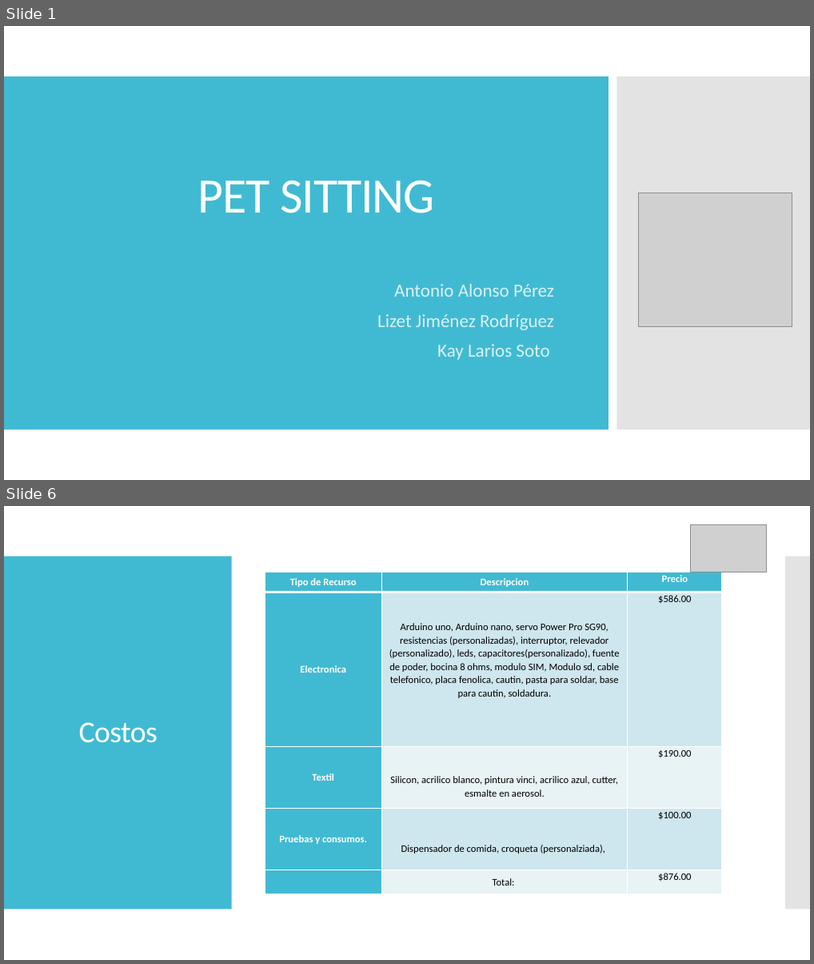
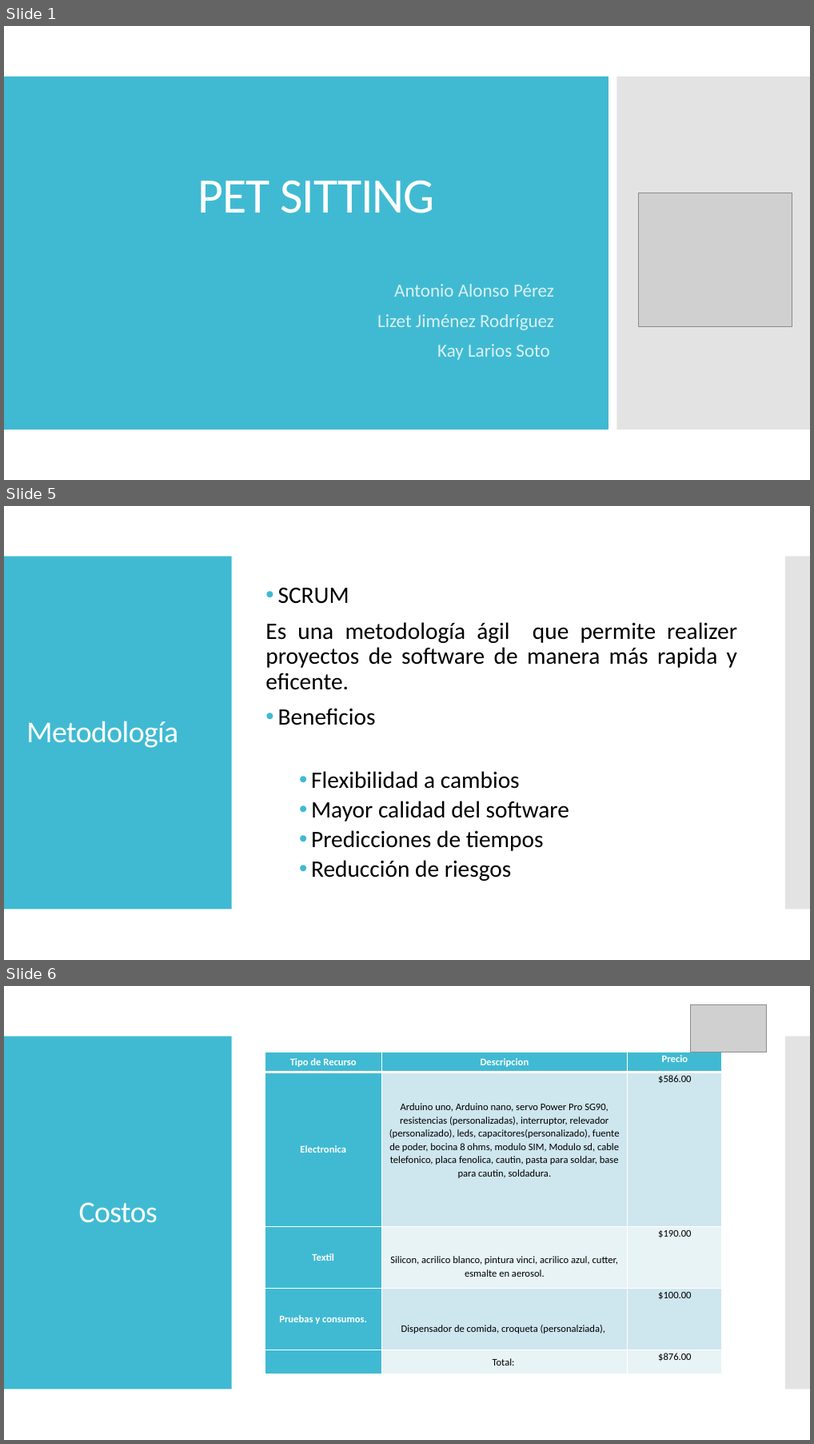
Before and after one commit to AIMtonio/PetSitting, a slide deck: Documents/Documentacion/PET SITTING_MariaLuisa.pptx. Shown one above the other, each under a label of ours: slides 1 and 6 before the commit, slides 1, 5 and 6 after it; the slides between them are not shown. The pictures are 814x964 and 814x1444 pixels, drawn with LibreOffice and Linux fonts; fonts in the diff are those of the drawing; grey boxes stand for pictures. Boxes give left, top, right and bottom in pixels: in the first picture for what was removed or moved away, otherwise in the second. Text is boxed around its words. In the diff, an @@ line names an element or a change of style, - is before the commit and + after.

Commit message:
diaposivas de proyectos

```diff
--- a/Documents/Documentacion/PET SITTING_MariaLuisa.pptx
+++ b/Documents/Documentacion/PET SITTING_MariaLuisa.pptx
@@ slide 5 added at <box>4,506,810,960</box>, background #FFFFFF; not listed: 2 template elements that a slide beside it also shows @@
@@ text added at <box>266,588,738,880</box>, 28 pt, text #000000 @@
+• SCRUM
+Es una metodología ágil que permite realizer proyectos de software de manera más rapida y eficente.
+• Beneficios
+  • Flexibilidad a cambios
+  • Mayor calidad del software
+  • Predicciones de tiempos
+  • Reducción de riesgos
@@ title added at <box>26,720,178,748</box>, 36 pt, text #FFFFFF @@
+Metodología
```
Also in this commit, not shown: 1 slide changed, 6 other slides added, 4 slides removed.
